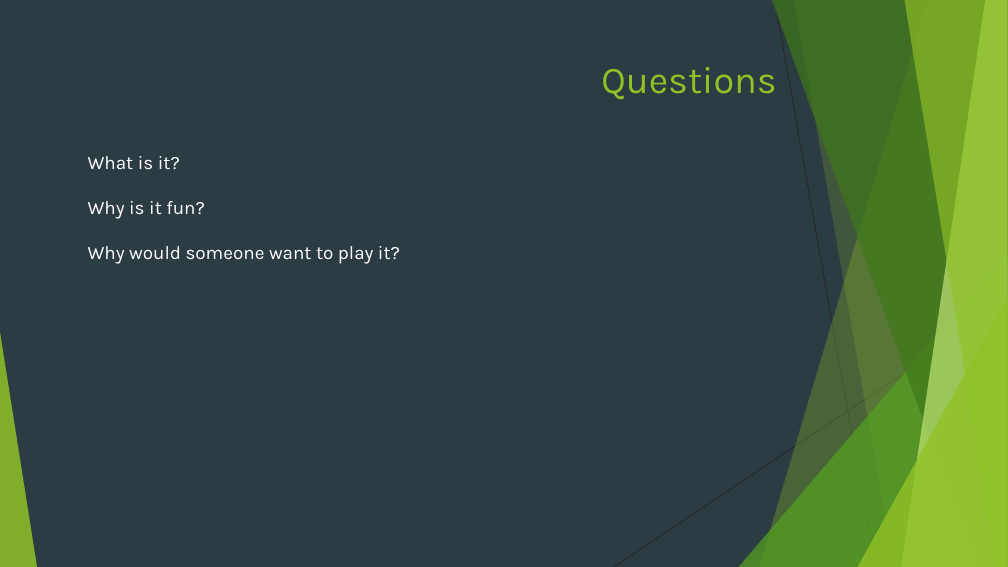
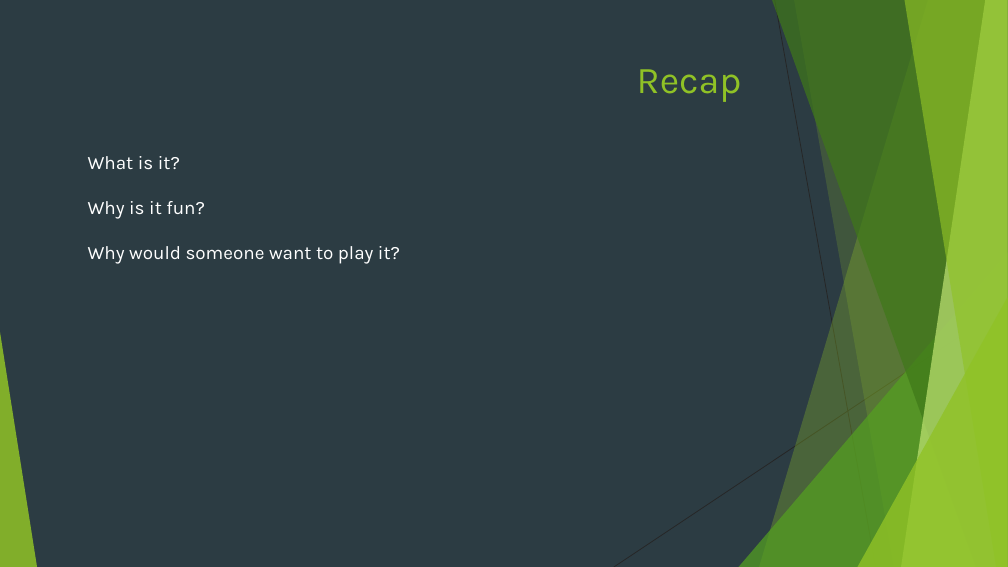
Before and after one commit to Pilokio/Tranzfuser, a slide deck: slide 12 of Virtual Pitch Presentation/Pitch.pptx. Drawn at 1008x567 pixels with LibreOffice and Linux fonts; fonts in the diff are those of the drawing. Boxes give left, top, right and bottom in pixels: in the first picture for what was removed or moved away, otherwise in the second. Text is boxed around its words. In the diff, an @@ line names an element or a change of style, - is before the commit and + after.

```diff
--- a/Virtual Pitch Presentation/Pitch.pptx
+++ b/Virtual Pitch Presentation/Pitch.pptx
@@ title at (x1=637, y1=69, x2=742, y2=102): text changed @@
-Questions
+Recap
```
Also in this commit, not shown: 5 other slides changed, 1 other file.
